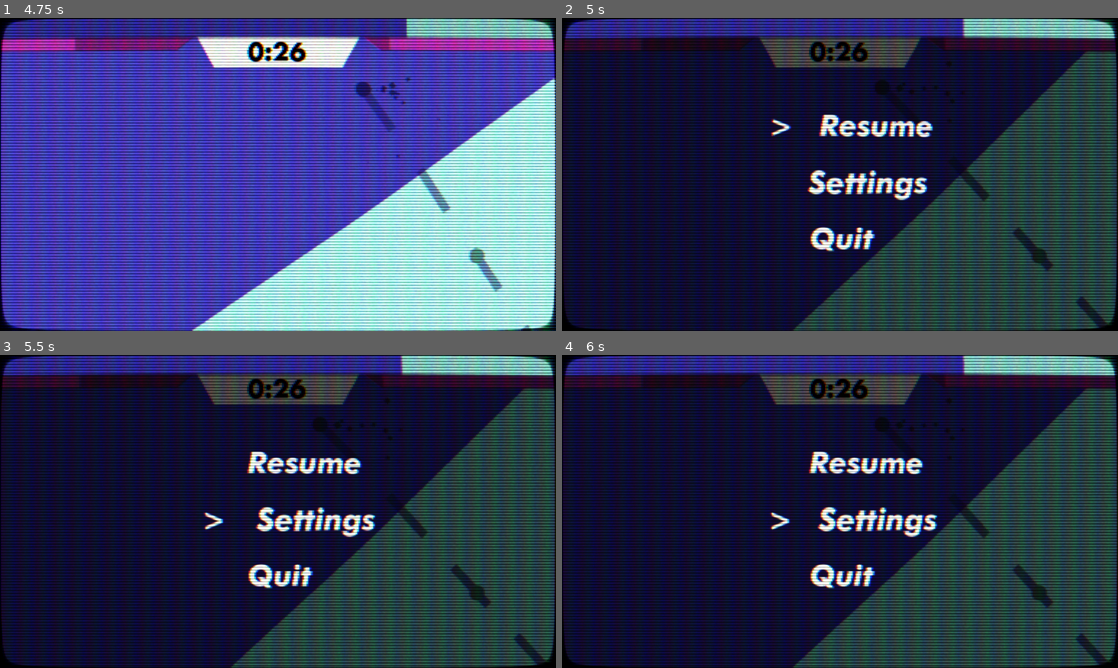
Above: before the commit, frames 1-4 (two rows, left to right).
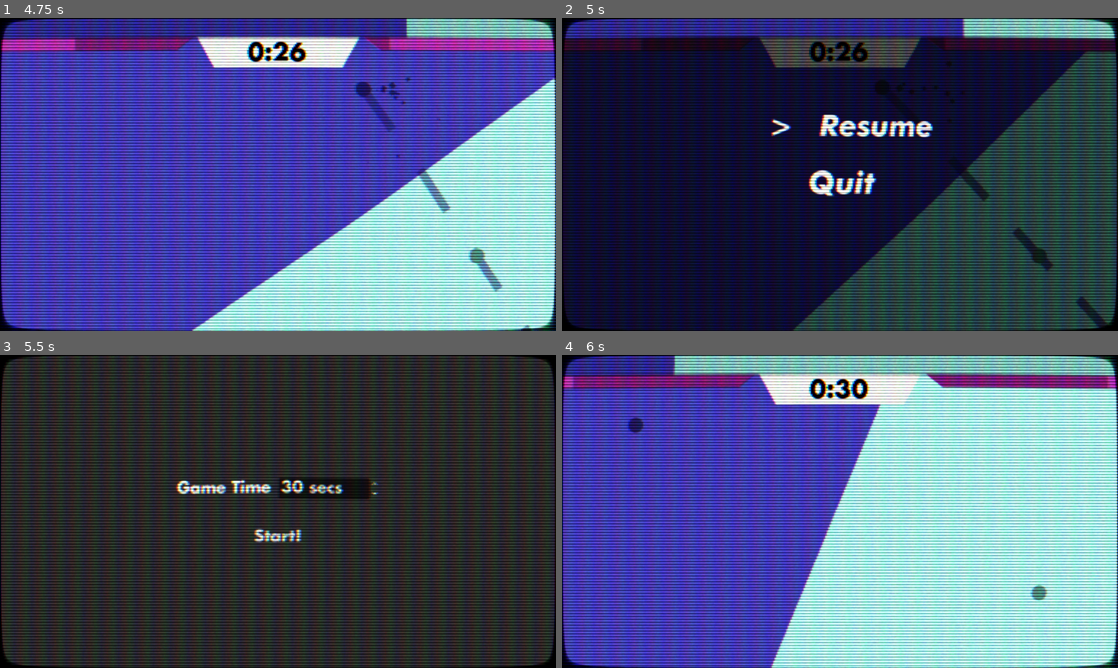
Above: after the commit, the same moments.

Repository: ProgrammingParadox/voronoi-game
Game: Godot game, scene res://scenes/char_select.tscn
Two runs of this game, one before a commit and one after it. Both use one fixed random seed, a clock stepped at 60 frames per second and the inputs below.
Inputs (mouse positions are in pixels of both pictures, inside the frame that each line leads up to):
- Up to frame 1 (4.75 s): click "Start!" at 0.5 s; tap Enter at 1.25 s; move the mouse to (400, 158) at 1.27 s; hold D (player_1_right) 1.28-2.03 s; tap Q (player_1_plant) at 1.35, 2.85, 4.35 s; move the mouse to (166, 190) at 2.02 s; hold S (player_1_down) 2.03-2.78 s; tap V (player_1_shoot) at 2.1, 3.6 s; move the mouse to (333, 105) at 2.77 s; hold D (player_1_right) 2.78-3.53 s; move the mouse to (250, 237) at 3.52 s; hold W (player_1_up) 3.53-4.28 s; move the mouse to (444, 221) at 4.27 s; hold A (player_1_left) from 4.28 s (still down)
- Up to frame 2 (5 s): keep holding A (player_1_left); tap Escape (pause) at 4.9 s
- Up to frame 3 (5.5 s): release A (player_1_left) at 5 s; click (305, 517) at 5 s, where only the run before the commit has a clickable "Settings"
- Up to frame 4 (6 s): click (840, 536) at 5.75 s, where only the run after the commit has a clickable "Start!"

Frame 1 is identical in both runs. In frame 2, 1.9% of the frame differs, in the area x 44-66%, y 48-75%; in frame 3, 69%; in frame 4, 96%, in the area x 0-100%, y 0-100%.

Commit message:
remove settings from pause

Diff:
--- a/scenes/ui.tscn
+++ b/scenes/ui.tscn
@@ -61,19 +61,6 @@
 text = "Resume"
 alignment = 0
 
-[node name="Settings" type="Button" parent="PauseButtons/VBoxContainer"]
-layout_mode = 2
-theme_override_colors/font_hover_color = Color(1, 1, 1, 1)
-theme_override_colors/font_color = Color(1, 1, 1, 1)
-theme_override_fonts/font = ExtResource("1_fyqef")
-theme_override_font_sizes/font_size = 60
-theme_override_styles/focus = SubResource("StyleBoxEmpty_fyqef")
-theme_override_styles/hover = SubResource("StyleBoxEmpty_27fn8")
-theme_override_styles/pressed = SubResource("StyleBoxEmpty_ibotj")
-theme_override_styles/normal = SubResource("StyleBoxEmpty_m6e0p")
-text = "Settings"
-alignment = 0
-
 [node name="Quit" type="Button" parent="PauseButtons/VBoxContainer"]
 layout_mode = 2
 theme_override_colors/font_hover_color = Color(1, 1, 1, 1)
@@ -95,7 +82,5 @@
 
 [connection signal="mouse_entered" from="PauseButtons/VBoxContainer/Resume" to="PauseButtons" method="_on_resume_mouse_entered"]
 [connection signal="pressed" from="PauseButtons/VBoxContainer/Resume" to="." method="_on_resume_pressed"]
-[connection signal="mouse_entered" from="PauseButtons/VBoxContainer/Settings" to="PauseButtons" method="_on_settings_mouse_entered"]
-[connection signal="pressed" from="PauseButtons/VBoxContainer/Settings" to="PauseButtons" method="_on_settings_pressed"]
 [connection signal="mouse_entered" from="PauseButtons/VBoxContainer/Quit" to="PauseButtons" method="_on_quit_mouse_entered"]
 [connection signal="pressed" from="PauseButtons/VBoxContainer/Quit" to="." method="_on_quit_pressed"]
--- a/scripts/pause_buttons.gd
+++ b/scripts/pause_buttons.gd
@@ -2,7 +2,6 @@
 
 @onready var pointer =  $Pointer
 @onready var resume =   $VBoxContainer/Resume
-@onready var settings = $VBoxContainer/Settings
 @onready var quit =     $VBoxContainer/Quit
 @onready var buttons = $VBoxContainer.get_children()
 var timer = 0.0
@@ -26,8 +25,5 @@
 func _on_resume_mouse_entered() -> void:
 	curr_selection = 0
 
-func _on_settings_mouse_entered() -> void:
+func _on_quit_mouse_entered() -> void:
 	curr_selection = 1
-
-func _on_quit_mouse_entered() -> void:
-	curr_selection = 2
